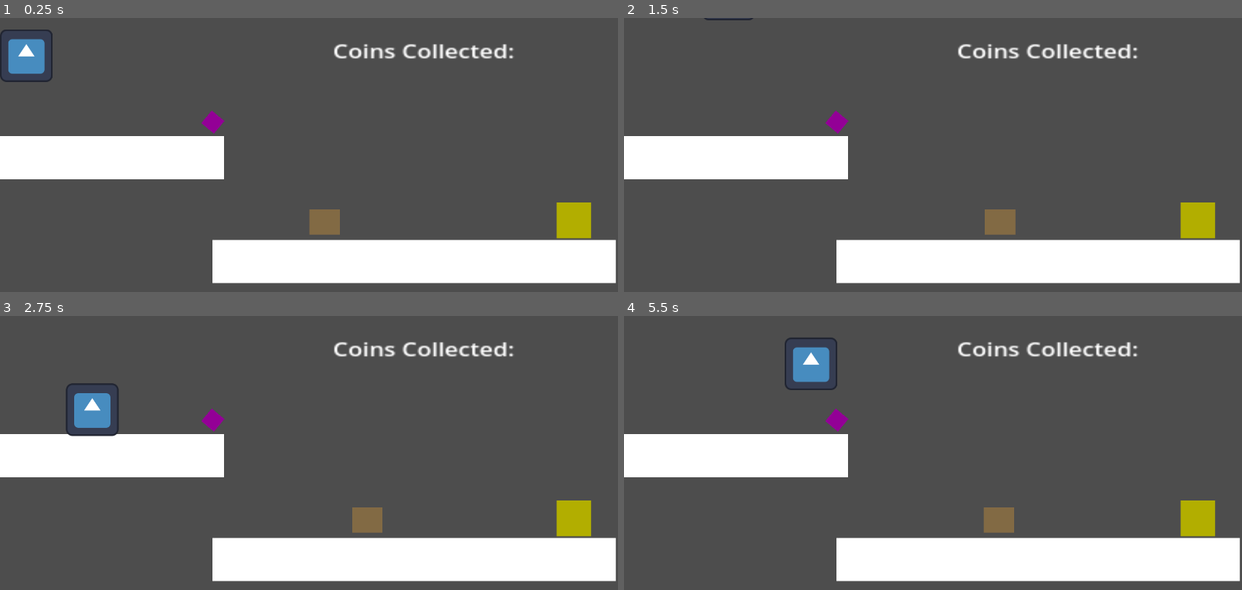
Above: before the commit, frames 1-4 (two rows, left to right).
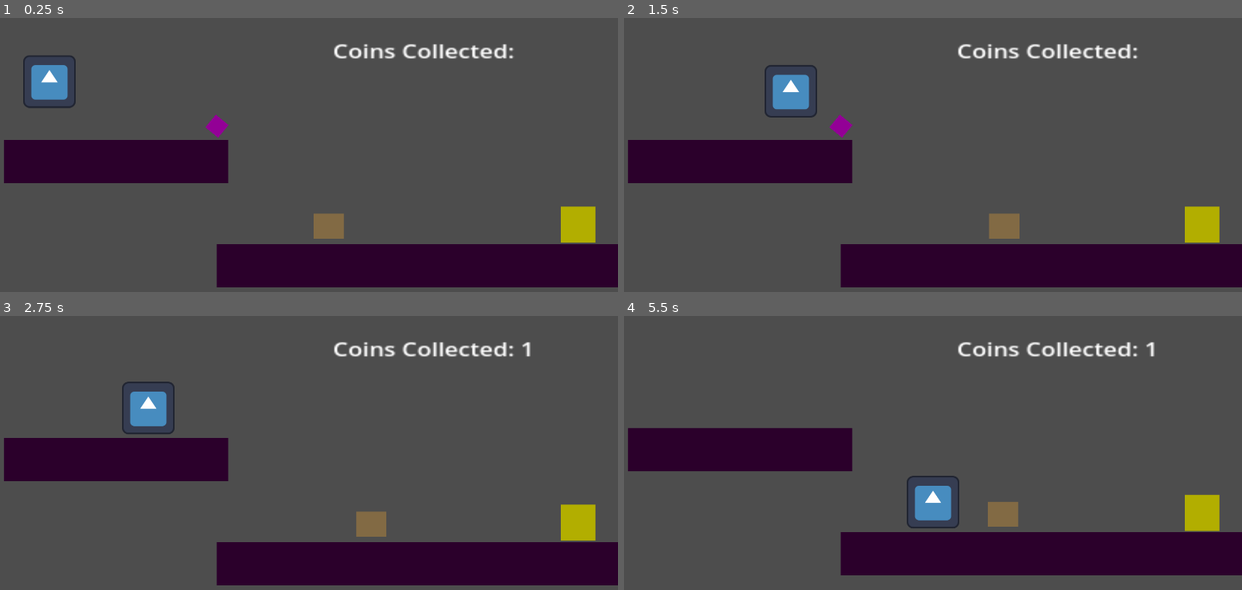
Above: after the commit, the same moments.

Repository: AndrewLILP/Year9Godot-2dPlatformer
Game: Godot game, scene res://level_1.tscn
Two runs of this game, one before a commit and one after it. Both use one fixed random seed, a clock stepped at 60 frames per second and the inputs below. The project has no main scene, so this scene is started directly. The engine's default icon, where the game draws it, is replaced by a stand-in: a white triangle on a blue panel in a dark square.
Inputs:
- Up to frame 1 (0.25 s): no input
- Up to frame 2 (1.5 s): tap Enter (ui_accept) at 0.5, 0.6, 0.77, 1.07, 1.35 s; hold Right (ui_right) from 0.53 s (still down)
- Up to frame 3 (2.75 s): tap Enter (ui_accept) at 1.52, 1.82, 2.1 s; release Right (ui_right) at 2.03 s; hold Left (ui_left) from 2.03 s (still down)
- Up to frame 4 (5.5 s): release Left (ui_left) at 2.78 s; hold Right (ui_right) 2.78-4.28 s; tap Enter (ui_accept) at 2.85, 3.02, 3.32, 3.6, 3.77, 4.07, 4.35, 4.52, 4.82, 5.1 s; hold Left (ui_left) 4.28-5.03 s; hold Right (ui_right) from 5.03 s (still down)

The runs differ from the first frame. In frame 1, 20% of the frame differs, in the area x 0-100%, y 4-99%; in frame 2, 19%; in frame 3, 20%; in frame 4, 21%, in the area x 0-100%, y 7-97%.

Commit message:
OOP: Characters

Diff:
--- /dev/null
+++ b/character.gd
@@ -0,0 +1,62 @@
+# character.gd
+# Base class for all movable characters (Player, Enemy, NPC, etc.)
+# Provides shared functionality: movement, health, gravity, animations
+extends CharacterBody2D
+class_name Character
+
+# === SHARED PROPERTIES ===
+# Health system
+@export var max_health: int = 1
+var current_health: int = 1
+
+# Movement
+var facing_direction: int = 1  # 1 = right, -1 = left
+
+# === INITIALIZATION ===
+func _ready():
+	# Set health to maximum when spawned
+	current_health = max_health
+	print(name, " spawned with ", max_health, " health")
+
+# === SHARED PHYSICS ===
+# Apply gravity to character
+func apply_gravity(delta: float) -> void:
+	if not is_on_floor():
+		velocity += get_gravity() * delta
+
+# Execute movement physics
+func apply_movement() -> void:
+	move_and_slide()
+
+# === SHARED HEALTH SYSTEM ===
+# Reduce health when damaged
+func take_damage(amount: int) -> void:
+	current_health -= amount
+	print(name, " took ", amount, " damage. Health: ", current_health, "/", max_health)
+
+	if current_health <= 0:
+		die()
+
+# Restore health (for pickups)
+func heal(amount: int) -> void:
+	current_health += amount
+	# Don't exceed maximum
+	if current_health > max_health:
+		current_health = max_health
+	print(name, " healed ", amount, ". Health: ", current_health, "/", max_health)
+
+# Called when health reaches zero
+# Child classes can override for custom behavior
+func die() -> void:
+	print(name, " died!")
+	queue_free()
+
+# === SHARED ANIMATION ===
+# Flip sprite based on facing direction
+func update_facing_direction() -> void:
+	# Try AnimatedSprite2D first
+	if has_node("AnimatedSprite2D"):
+		$AnimatedSprite2D.flip_h = (facing_direction == -1)
+	# Fall back to Sprite2D
+	elif has_node("Sprite2D"):
+		$Sprite2D.flip_h = (facing_direction == -1)
--- a/enemy.gd
+++ b/enemy.gd
@@ -1,69 +1,80 @@
 # enemy.gd
+# AI-controlled enemy that patrols and damages player
+# Inherits movement, health, and physics from Character
+extends Character
 
-extends CharacterBody2D
+# === ENEMY CONSTANTS ===
+const SPEED = 100.0
+const MOVE_TIME = 2.0  # Seconds before turning around
 
-# === MOVEMENT CONSTANTS ===
-# How fast the enemy moves (pixels per second)
-const SPEED = 100.0
-
-# === MOVEMENT VARIABLES ===
-# Current direction: 1 = moving right, -1 = moving left
-var direction = 1
-
-# Timer to track when to turn around
+# === PATROL VARIABLES ===
 var move_timer = 0.0
 
-# How long to move in each direction (in seconds)
-const MOVE_TIME = 2.0
+# === INITIALIZATION ===
+func _ready():
+	# Call parent initialization
+	super._ready()
 
-# === INITIALIZATION ===
-# Called once when enemy is created
-func _ready():
-	print("=== ENEMY SPAWNED ===")
+	# Enemy-specific setup
+	max_health = 1
+	current_health = 1
 
-	# Connect HitBox signal if it exists
+	# Connect HitBox for player detection
 	if has_node("HitBox"):
-		print("✓ HitBox found and connected!")
-		# Connect the signal to detect player collision
 		$HitBox.body_entered.connect(_on_hit_box_body_entered)
+		print(name, " HitBox connected")
 	else:
-		print("✗ ERROR: HitBox not found!")
+		print("WARNING: ", name, " has no HitBox!")
 
-# === MAIN PHYSICS FUNCTION ===
-# Called every frame (delta = time since last frame)
+# === ENEMY AI ===
 func _physics_process(delta):
-	# --- APPLY GRAVITY ---
-	# Make enemy fall if not on ground
-	if not is_on_floor():
-		velocity += get_gravity() * delta
+	# --- GRAVITY (from parent) ---
+	apply_gravity(delta)
 
-	# --- MOVE IN CURRENT DIRECTION ---
-	# Multiply direction (1 or -1) by SPEED to get velocity
-	velocity.x = direction * SPEED
+	# --- PATROL MOVEMENT (enemy-specific) ---
+	velocity.x = facing_direction * SPEED
 
-	# --- COUNT UP THE TIMER ---
-	# Add elapsed time to the timer
+	# Count up timer
 	move_timer += delta
 
-	# --- CHECK IF TIME TO TURN AROUND ---
+	# Turn around when timer expires
 	if move_timer >= MOVE_TIME:
-		# Time's up! Reverse direction
-		direction *= -1  # Flip: 1 becomes -1, -1 becomes 1
-		move_timer = 0.0  # Reset timer back to zero
-		print("Enemy turned! Now moving: ", "RIGHT" if direction == 1 else "LEFT")
+		facing_direction *= -1  # Reverse: 1 becomes -1, -1 becomes 1
+		move_timer = 0.0  # Reset timer
+		print(name, " turned around!")
 
-	# --- EXECUTE THE MOVEMENT ---
-	# Actually move the enemy based on velocity
-	move_and_slide()
+	# --- ANIMATION (enemy-specific) ---
+	if has_node("AnimatedSprite2D"):
+		if abs(velocity.x) > 10:
+			$AnimatedSprite2D.play("walk")
+		else:
+			$AnimatedSprite2D.play("idle")
+
+	# Flip sprite to face movement direction
+	update_facing_direction()
+
+	# --- EXECUTE MOVEMENT (from parent) ---
+	apply_movement()
 
 # === PLAYER COLLISION ===
-# Called when something enters the HitBox
 func _on_hit_box_body_entered(body):
-	print("Something hit the enemy: ", body.name)
+	print(name, " detected collision with: ", body.name)
 
-	# Check if "Player" is anywhere in the body's name
-	# This works for: Player, Player2, PlayerL2, etc.
+	# Check if it's the player
 	if "Player" in body.name:
-		print("💀 Player hit enemy! Restarting level...")
-		# Use call_deferred to safely reload after physics finishes
-		get_tree().call_deferred("reload_current_scene")
+		print("Player hit enemy!")
+
+		# Damage the player using inherited take_damage function
+		if body.has_method("take_damage"):
+			body.take_damage(1)
+		else:
+			# Fallback: Restart level if no health system
+			print("Player has no take_damage method, restarting level")
+			get_tree().call_deferred("reload_current_scene")
+
+# === CUSTOM DEATH BEHAVIOR ===
+# Override parent's die() function
+func die() -> void:
+	print(name, " was defeated!")
+	# TODO: Later add coin drops, particles, etc.
+	queue_free()
--- a/level_1.gd
+++ b/level_1.gd
@@ -20,7 +20,7 @@
 	score += 1
 
 	# Update the UI display
-	$ScoreLabel.text = "Coins Collected: " + str(score)
+	$UI/ScoreLabel.text = "Coins Collected: " + str(score)
 
 	# Print to console for debugging
 	print("Score: " + str(score))
--- a/level_1.tscn
+++ b/level_1.tscn
@@ -1,14 +1,10 @@
-[gd_scene load_steps=9 format=3 uid="uid://w1fbkqmuwt5i"]
+[gd_scene load_steps=7 format=3 uid="uid://w1fbkqmuwt5i"]
 
 [ext_resource type="PackedScene" uid="uid://d3h7ycsgals16" path="res://platform.tscn" id="1_3hls8"]
 [ext_resource type="Script" uid="uid://l0ut0uqxh331" path="res://level_1.gd" id="1_ihfcg"]
-[ext_resource type="Texture2D" uid="uid://derfi5t0gsj44" path="res://icon.svg" id="2_hbghi"]
-[ext_resource type="Script" uid="uid://dl3kfni5o6f2c" path="res://player.gd" id="2_hn12h"]
+[ext_resource type="PackedScene" uid="uid://7cvj66i0k7" path="res://player.tscn" id="5_5hph3"]
 [ext_resource type="PackedScene" uid="uid://cxjxi4340jgef" path="res://coin.tscn" id="5_rka8t"]
 [ext_resource type="PackedScene" uid="uid://cdvumpmkcd5gk" path="res://enemy.tscn" id="6_5hph3"]
-
-[sub_resource type="RectangleShape2D" id="RectangleShape2D_hn12h"]
-size = Vector2(124, 119)
 
 [sub_resource type="RectangleShape2D" id="RectangleShape2D_ihfcg"]
 size = Vector2(97, 84)
@@ -16,28 +12,15 @@
 [node name="Level_1" type="Node2D"]
 script = ExtResource("1_ihfcg")
 
+[node name="Player" parent="." instance=ExtResource("5_5hph3")]
+position = Vector2(62, 63)
+
 [node name="Platform" parent="." instance=ExtResource("1_3hls8")]
 position = Vector2(11, 298)
-collision_layer = 8
-collision_mask = 0
 
 [node name="Platform2" parent="." instance=ExtResource("1_3hls8")]
 position = Vector2(536, 551)
 scale = Vector2(1.7999982, 1)
-collision_layer = 8
-collision_mask = 0
-
-[node name="Player" type="CharacterBody2D" parent="."]
-collision_mask = 10
-script = ExtResource("2_hn12h")
-
-[node name="CollisionShape2D" type="CollisionShape2D" parent="Player"]
-position = Vector2(64, 63.5)
-shape = SubResource("RectangleShape2D_hn12h")
-
-[node name="Icon" type="Sprite2D" parent="Player"]
-position = Vector2(64, 63)
-texture = ExtResource("2_hbghi")
 
 [node name="GoalBox" type="Area2D" parent="."]
 position = Vector2(1357, 463)
@@ -57,13 +40,15 @@
 [node name="Coin" parent="." groups=["coins"] instance=ExtResource("5_rka8t")]
 position = Vector2(514, 255)
 
-[node name="ScoreLabel" type="Label" parent="."]
+[node name="Enemy" parent="." instance=ExtResource("6_5hph3")]
+position = Vector2(732, 464)
+
+[node name="UI" type="CanvasLayer" parent="."]
+
+[node name="ScoreLabel" type="Label" parent="UI"]
 offset_left = 808.0
 offset_top = 47.0
-offset_right = 848.0
+offset_right = 935.0
 offset_bottom = 70.0
 scale = Vector2(3.5999985, 2.8400002)
 text = "Coins Collected: "
-
-[node name="Enemy" parent="." instance=ExtResource("6_5hph3")]
-position = Vector2(732, 464)
--- a/level_2.tscn
+++ b/level_2.tscn
@@ -1,59 +1,32 @@
-[gd_scene load_steps=6 format=3 uid="uid://cehk1rpr7qby4"]
+[gd_scene load_steps=3 format=3 uid="uid://cehk1rpr7qby4"]
 
-[ext_resource type="Script" uid="uid://clmcvn6wylwrw" path="res://player_level_2.gd" id="1_jg0dc"]
-[ext_resource type="Texture2D" uid="uid://derfi5t0gsj44" path="res://icon.svg" id="2_xdadj"]
+[ext_resource type="PackedScene" uid="uid://7cvj66i0k7" path="res://player.tscn" id="2_nmjpi"]
 [ext_resource type="PackedScene" uid="uid://d3h7ycsgals16" path="res://platform.tscn" id="3_1y8me"]
-
-[sub_resource type="RectangleShape2D" id="RectangleShape2D_a72st"]
-size = Vector2(158.33333, 145.875)
-
-[sub_resource type="RectangleShape2D" id="RectangleShape2D_xdadj"]
 
 [node name="Level_2" type="Node2D"]
 
-[node name="Label" type="Label" parent="."]
+[node name="Player" parent="." instance=ExtResource("2_nmjpi")]
+position = Vector2(38, -88)
+
+[node name="Platform" parent="." instance=ExtResource("3_1y8me")]
+position = Vector2(44, 234)
+
+[node name="Platform2" parent="." instance=ExtResource("3_1y8me")]
+position = Vector2(484, 580)
+
+[node name="UI" type="CanvasLayer" parent="Platform2"]
+
+[node name="Label" type="Label" parent="Platform2/UI"]
 offset_left = 906.0
 offset_right = 960.0
 offset_bottom = 23.0
 scale = Vector2(8.68, 4.4)
 text = "Level 2"
 
-[node name="Label2" type="Label" parent="."]
+[node name="Label2" type="Label" parent="Platform2/UI"]
 offset_left = 906.0
 offset_top = 148.0
 offset_right = 960.0
 offset_bottom = 171.0
 scale = Vector2(3.1600003, 3.44)
 text = "Level 2"
-
-[node name="PlayerLevel2" type="CharacterBody2D" parent="."]
-scale = Vector2(0.36, 0.32)
-script = ExtResource("1_jg0dc")
-
-[node name="CollisionShape2D" type="CollisionShape2D" parent="PlayerLevel2"]
-position = Vector2(45.833332, 1.0625005)
-shape = SubResource("RectangleShape2D_a72st")
-
-[node name="Icon" type="Sprite2D" parent="PlayerLevel2"]
-position = Vector2(52, 13)
-texture = ExtResource("2_xdadj")
-
-[node name="Platform" parent="." instance=ExtResource("3_1y8me")]
-position = Vector2(776, 679)
-
-[node name="Platform2" parent="." instance=ExtResource("3_1y8me")]
-position = Vector2(222, 479)
-
-[node name="Platform3" parent="." instance=ExtResource("3_1y8me")]
-position = Vector2(11, 190)
-
-[node name="GoalBox" type="Area2D" parent="."]
-position = Vector2(1269, 624)
-
-[node name="CollisionShape2D" type="CollisionShape2D" parent="GoalBox"]
-shape = SubResource("RectangleShape2D_xdadj")
-
-[node name="ColorRect" type="ColorRect" parent="GoalBox/CollisionShape2D"]
-offset_right = 40.0
-offset_bottom = 40.0
-color = Color(0.46799618, 0.4562357, 1.92523e-07, 1)
--- a/platform.tscn
+++ b/platform.tscn
@@ -4,6 +4,8 @@
 size = Vector2(542, 104)
 
 [node name="Platform" type="StaticBody2D"]
+collision_layer = 8
+collision_mask = 0
 
 [node name="CollisionShape2D" type="CollisionShape2D" parent="."]
 position = Vector2(261, 42)
@@ -14,3 +16,4 @@
 offset_top = -53.0
 offset_right = 272.0
 offset_bottom = 52.0
+color = Color(0.16769889, 2.2067949e-05, 0.1706424, 1)
--- a/player.gd
+++ b/player.gd
@@ -1,58 +1,71 @@
-extends CharacterBody2D
+# player.gd
+# Player-controlled character
+# Inherits movement, health, and physics from Character
+extends Character
 
-# === MOVEMENT CONSTANTS ===
-const SPEED = 200.0
-const JUMP_VELOCITY = -500.0  # For Lesson 2!
-var jump_released = false
-const MAX_JUMPS = 5
-var jump_count = 0
+# === PLAYER CONSTANTS ===
+const SPEED = 300.0
+const JUMP_VELOCITY = -400.0
 
+# === INITIALIZATION ===
+func _ready():
+	# Call parent's initialization first
+	super._ready()
 
-# === MAIN PHYSICS FUNCTION ===
+	# Player-specific setup
+	max_health = 3
+	current_health = 3
+
+	print("Player ready with ", max_health, " hearts")
+
+	# Connect to goal box (if it exists)
+	if get_parent().has_node("GoalBox"):
+		var goal_box = get_parent().get_node("GoalBox")
+		goal_box.body_entered.connect(_on_goal_box_body_entered)
+
+# === PLAYER PHYSICS ===
 func _physics_process(delta):
-	if is_on_floor():
-		jump_count = 0
+	# --- GRAVITY (from parent) ---
+	apply_gravity(delta)
 
-
-	# --- APPLY GRAVITY ---
-	if not is_on_floor():
-		velocity += get_gravity() * delta
-
-	if Input.is_action_just_pressed("ui_accept") and jump_count < MAX_JUMPS:
-		velocity.y = JUMP_VELOCITY
-		jump_count += 1  # Used one jump
-
-
-	# --- JUMP CODE (DISABLED FOR LESSON 1) ---
+	# --- JUMP (player-specific) ---
 	if Input.is_action_just_pressed("ui_accept") and is_on_floor():
 		velocity.y = JUMP_VELOCITY
-		jump_released = false
 
-		# Add this NEW code right after the jump code:
-# Allow shorter jumps by releasing spacebar early
-	if Input.is_action_just_released("ui_accept") and velocity.y < 0:
-		velocity.y = velocity.y * 0.5  # Cut jump short
-
-
-	# --- GET PLAYER INPUT ---
+	# --- MOVEMENT INPUT (player-specific) ---
 	var direction = Input.get_axis("ui_left", "ui_right")
 
-	# --- MOVE THE PLAYER ---
 	if direction:
 		velocity.x = direction * SPEED
+		# Update which way we're facing
+		facing_direction = 1 if direction > 0 else -1
 	else:
+		# Slow down to stop
 		velocity.x = move_toward(velocity.x, 0, SPEED)
 
-	# --- EXECUTE THE MOVEMENT ---
-	move_and_slide()
+	# --- ANIMATION (player-specific) ---
+	# Check if we have AnimatedSprite2D
+	if has_node("AnimatedSprite2D"):
+		if direction != 0:
+			$AnimatedSprite2D.play("walk")
+		else:
+			$AnimatedSprite2D.play("idle")
 
-# === GOAL DETECTION SETUP ===
-func _ready():
-	var goal_box = get_parent().get_node("GoalBox")
-	goal_box.body_entered.connect(_on_goal_box_body_entered)
+	# Flip sprite to face movement direction
+	update_facing_direction()
 
-# === GOAL COLLISION RESPONSE ===
+	# --- EXECUTE MOVEMENT (from parent) ---
+	apply_movement()
+
+# === GOAL DETECTION ===
 func _on_goal_box_body_entered(body):
 	if body == self:
-		print("Level Complete! Great job!")
+		print("Level Complete!")
 		get_tree().change_scene_to_file("res://level_2.tscn")
+
+# === CUSTOM DEATH BEHAVIOR ===
+# Override parent's die() function
+func die() -> void:
+	print("GAME OVER!")
+	# Restart level instead of just disappearing
+	get_tree().call_deferred("reload_current_scene")
--- /dev/null
+++ b/player.tscn
@@ -0,0 +1,23 @@
+[gd_scene load_steps=4 format=3 uid="uid://7cvj66i0k7"]
+
+[ext_resource type="Texture2D" uid="uid://derfi5t0gsj44" path="res://icon.svg" id="1_4flbx"]
+[ext_resource type="Script" uid="uid://dl3kfni5o6f2c" path="res://player.gd" id="1_onrkg"]
+
+[sub_resource type="RectangleShape2D" id="RectangleShape2D_onrkg"]
+size = Vector2(125, 137)
+
+[node name="Player" type="CharacterBody2D"]
+collision_mask = 10
+script = ExtResource("1_onrkg")
+
+[node name="CollisionShape2D" type="CollisionShape2D" parent="."]
+position = Vector2(48.5, 58.5)
+shape = SubResource("RectangleShape2D_onrkg")
+
+[node name="Icon" type="Sprite2D" parent="."]
+position = Vector2(48, 53)
+texture = ExtResource("1_4flbx")
+
+[node name="Camera2D" type="Camera2D" parent="."]
+limit_left = -10
+limit_top = -10
Not shown, added: character.gd.uid
